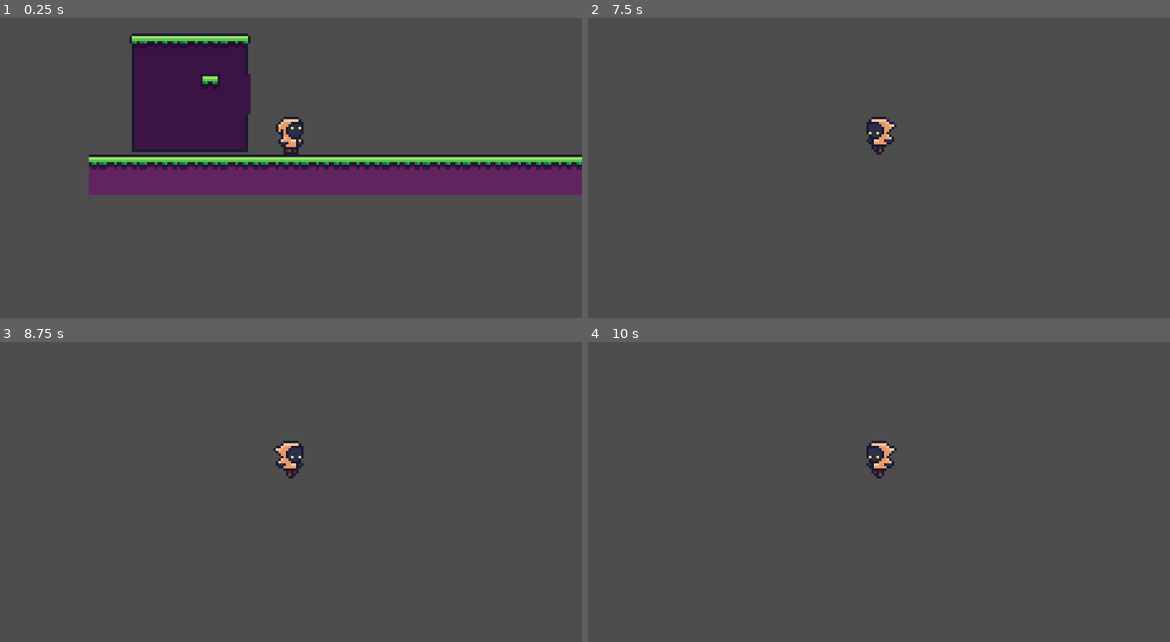
Above: before the commit, frames 1-4 (two rows, left to right).
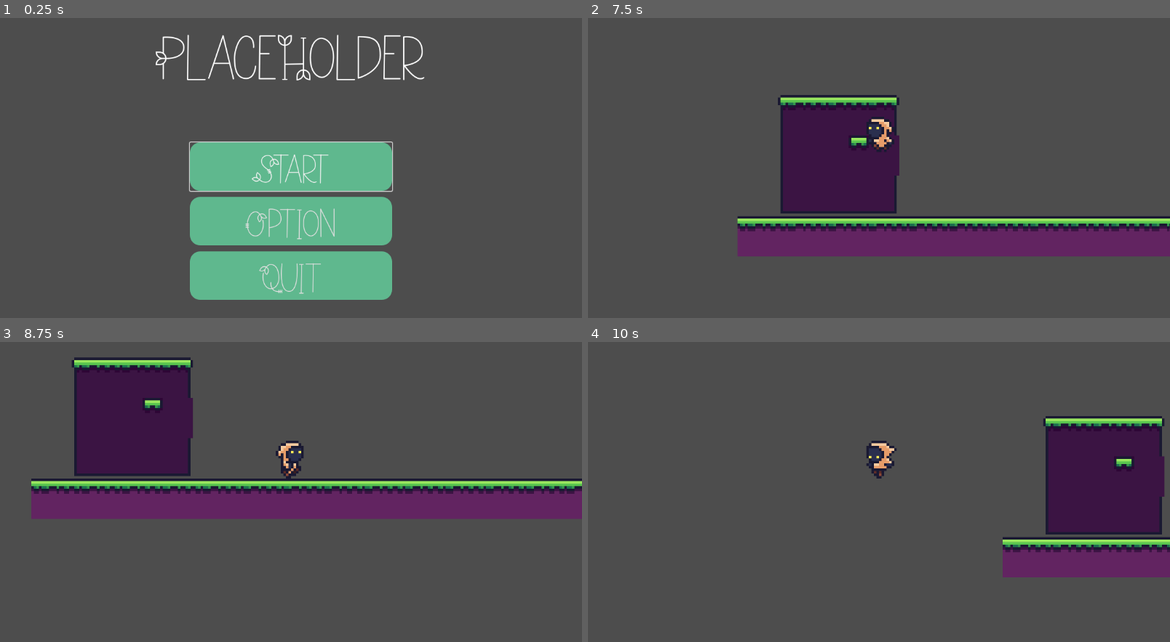
Above: after the commit, the same moments.

Repository: Kkiriya/Dingo25
Game: Godot game, scene res://scenes/menus/main_menu.tscn
Two runs of this game, one before a commit and one after it. Both use one fixed random seed, a clock stepped at 60 frames per second and the inputs below. Before the commit the project starts from res://scenes/level/test.tscn.
Inputs (mouse positions are in pixels of both pictures, inside the frame that each line leads up to):
- Up to frame 1 (0.25 s): no input
- Up to frame 2 (7.5 s): click (879, 222) at 0.5 s, where only the run after the commit has a clickable "Option"; click (879, 210) at 1.25 s, where only the run after the commit has a clickable "Back"; click (879, 168) at 2 s, where only the run after the commit has a clickable "Start"; hold D (right) 2.78-4.28 s; tap W (up) at 2.85, 3.02, 3.32, 3.6, 3.77, 4.07, 4.35, 5.1, 5.27, 5.57, 5.85, 6.02, 6.32, 7.35 s; hold A (left) 4.28-5.03 s; hold D (right) 5.03-6.5 s; tap Escape (menu, bound only after the commit) at 6.4 s; click (879, 168) at 6.5 s, where only the run after the commit has a clickable "Start"; hold A (left) from 7.28 s (still down)
- Up to frame 3 (8.75 s): tap W (up) at 7.52, 7.82, 8.1 s; release A (left) at 8.03 s; hold D (right) from 8.03 s (still down)
- Up to frame 4 (10 s): release D (right) at 8.78 s; hold A (left) from 8.78 s (still down); tap W (up) at 8.85, 9.02, 9.32, 9.6, 9.77 s

The runs differ from the first frame. In frame 1, 33% of the frame differs, in the area x 15-100%, y 5-94%; in frame 2, 18%; in frame 3, 21%; in frame 4, 12%.

Commit message:
menu and some option settings

Diff:
--- /dev/null
+++ b/dingo25/assets/main_menu_style.tres
@@ -0,0 +1,8 @@
+[gd_resource type="StyleBoxFlat" format=3 uid="uid://clelr3ex3vfrm"]
+
+[resource]
+bg_color = Color(0.373032, 0.721762, 0.556112, 1)
+corner_radius_top_left = 20
+corner_radius_top_right = 20
+corner_radius_bottom_right = 20
+corner_radius_bottom_left = 20
--- a/dingo25/project.godot
+++ b/dingo25/project.godot
@@ -11,7 +11,7 @@
 [application]
 
 config/name="Dingo25"
-run/main_scene="res://scenes/level/test.tscn"
+run/main_scene="res://scenes/menus/main_menu.tscn"
 config/features=PackedStringArray("4.3", "Forward Plus")
 config/icon="res://icon.svg"
 
@@ -22,29 +22,74 @@
 
 [input]
 
+ui_accept={
+"deadzone": 0.5,
+"events": [Object(InputEventKey,"resource_local_to_scene":false,"resource_name":"","device":0,"window_id":0,"alt_pressed":false,"shift_pressed":false,"ctrl_pressed":false,"meta_pressed":false,"pressed":false,"keycode":4194309,"physical_keycode":0,"key_label":0,"unicode":0,"location":0,"echo":false,"script":null)
+, Object(InputEventKey,"resource_local_to_scene":false,"resource_name":"","device":0,"window_id":0,"alt_pressed":false,"shift_pressed":false,"ctrl_pressed":false,"meta_pressed":false,"pressed":false,"keycode":4194310,"physical_keycode":0,"key_label":0,"unicode":0,"location":0,"echo":false,"script":null)
+, Object(InputEventKey,"resource_local_to_scene":false,"resource_name":"","device":0,"window_id":0,"alt_pressed":false,"shift_pressed":false,"ctrl_pressed":false,"meta_pressed":false,"pressed":false,"keycode":32,"physical_keycode":0,"key_label":0,"unicode":32,"location":0,"echo":false,"script":null)
+, Object(InputEventJoypadButton,"resource_local_to_scene":false,"resource_name":"","device":-1,"button_index":0,"pressure":0.0,"pressed":true,"script":null)
+]
+}
+ui_select={
+"deadzone": 0.5,
+"events": [Object(InputEventKey,"resource_local_to_scene":false,"resource_name":"","device":0,"window_id":0,"alt_pressed":false,"shift_pressed":false,"ctrl_pressed":false,"meta_pressed":false,"pressed":false,"keycode":32,"physical_keycode":0,"key_label":0,"unicode":32,"location":0,"echo":false,"script":null)
+, Object(InputEventJoypadButton,"resource_local_to_scene":false,"resource_name":"","device":-1,"button_index":6,"pressure":0.0,"pressed":true,"script":null)
+]
+}
+ui_up={
+"deadzone": 0.5,
+"events": [Object(InputEventKey,"resource_local_to_scene":false,"resource_name":"","device":0,"window_id":0,"alt_pressed":false,"shift_pressed":false,"ctrl_pressed":false,"meta_pressed":false,"pressed":false,"keycode":4194320,"physical_keycode":0,"key_label":0,"unicode":0,"location":0,"echo":false,"script":null)
+, Object(InputEventJoypadButton,"resource_local_to_scene":false,"resource_name":"","device":0,"button_index":11,"pressure":0.0,"pressed":false,"script":null)
+, Object(InputEventJoypadMotion,"resource_local_to_scene":false,"resource_name":"","device":0,"axis":1,"axis_value":-1.0,"script":null)
+, Object(InputEventKey,"resource_local_to_scene":false,"resource_name":"","device":-1,"window_id":0,"alt_pressed":false,"shift_pressed":false,"ctrl_pressed":false,"meta_pressed":false,"pressed":false,"keycode":0,"physical_keycode":87,"key_label":0,"unicode":119,"location":0,"echo":false,"script":null)
+]
+}
+ui_down={
+"deadzone": 0.5,
+"events": [Object(InputEventKey,"resource_local_to_scene":false,"resource_name":"","device":0,"window_id":0,"alt_pressed":false,"shift_pressed":false,"ctrl_pressed":false,"meta_pressed":false,"pressed":false,"keycode":4194322,"physical_keycode":0,"key_label":0,"unicode":0,"location":0,"echo":false,"script":null)
+, Object(InputEventJoypadButton,"resource_local_to_scene":false,"resource_name":"","device":0,"button_index":12,"pressure":0.0,"pressed":false,"script":null)
+, Object(InputEventJoypadMotion,"resource_local_to_scene":false,"resource_name":"","device":0,"axis":1,"axis_value":1.0,"script":null)
+, Object(InputEventKey,"resource_local_to_scene":false,"resource_name":"","device":-1,"window_id":0,"alt_pressed":false,"shift_pressed":false,"ctrl_pressed":false,"meta_pressed":false,"pressed":false,"keycode":0,"physical_keycode":83,"key_label":0,"unicode":115,"location":0,"echo":false,"script":null)
+]
+}
 up={
 "deadzone": 0.5,
 "events": [Object(InputEventKey,"resource_local_to_scene":false,"resource_name":"","device":0,"window_id":0,"alt_presse …(189 unchanged characters)…
 , Object(InputEventKey,"resource_local_to_scene":false,"resource_name":"","device":-1,"window_id":0,"alt_pressed":false …(182 unchanged characters)…
 , Object(InputEventKey,"resource_local_to_scene":false,"resource_name":"","device":-1,"window_id":0,"alt_pressed":false …(186 unchanged characters)…
+, Object(InputEventJoypadButton,"resource_local_to_scene":false,"resource_name":"","device":-1,"button_index":11,"pressure":0.0,"pressed":true,"script":null)
+, Object(InputEventJoypadButton,"resource_local_to_scene":false,"resource_name":"","device":-1,"button_index":0,"pressure":0.0,"pressed":true,"script":null)
+, Object(InputEventJoypadMotion,"resource_local_to_scene":false,"resource_name":"","device":-1,"axis":1,"axis_value":-1.0,"script":null)
 ]
 }
 down={
 "deadzone": 0.5,
 "events": [Object(InputEventKey,"resource_local_to_scene":false,"resource_name":"","device":-1,"window_id":0,"alt_press …(192 unchanged characters)…
 , Object(InputEventKey,"resource_local_to_scene":false,"resource_name":"","device":-1,"window_id":0,"alt_pressed":false …(186 unchanged characters)…
+, Object(InputEventJoypadButton,"resource_local_to_scene":false,"resource_name":"","device":-1,"button_index":12,"pressure":0.0,"pressed":true,"script":null)
+, Object(InputEventJoypadMotion,"resource_local_to_scene":false,"resource_name":"","device":-1,"axis":1,"axis_value":1.0,"script":null)
 ]
 }
 left={
 "deadzone": 0.5,
 "events": [Object(InputEventKey,"resource_local_to_scene":false,"resource_name":"","device":-1,"window_id":0,"alt_press …(191 unchanged characters)…
 , Object(InputEventKey,"resource_local_to_scene":false,"resource_name":"","device":-1,"window_id":0,"alt_pressed":false …(186 unchanged characters)…
+, Object(InputEventJoypadButton,"resource_local_to_scene":false,"resource_name":"","device":-1,"button_index":13,"pressure":0.0,"pressed":true,"script":null)
+, Object(InputEventJoypadMotion,"resource_local_to_scene":false,"resource_name":"","device":-1,"axis":0,"axis_value":-1.0,"script":null)
 ]
 }
 right={
 "deadzone": 0.5,
 "events": [Object(InputEventKey,"resource_local_to_scene":false,"resource_name":"","device":-1,"window_id":0,"alt_press …(192 unchanged characters)…
 , Object(InputEventKey,"resource_local_to_scene":false,"resource_name":"","device":-1,"window_id":0,"alt_pressed":false …(186 unchanged characters)…
+, Object(InputEventJoypadButton,"resource_local_to_scene":false,"resource_name":"","device":-1,"button_index":14,"pressure":0.0,"pressed":true,"script":null)
+, Object(InputEventJoypadMotion,"resource_local_to_scene":false,"resource_name":"","device":-1,"axis":0,"axis_value":1.0,"script":null)
+]
+}
+menu={
+"deadzone": 0.5,
+"events": [Object(InputEventKey,"resource_local_to_scene":false,"resource_name":"","device":-1,"window_id":0,"alt_pressed":false,"shift_pressed":false,"ctrl_pressed":false,"meta_pressed":false,"pressed":false,"keycode":0,"physical_keycode":4194305,"key_label":0,"unicode":0,"location":0,"echo":false,"script":null)
+, Object(InputEventJoypadButton,"resource_local_to_scene":false,"resource_name":"","device":-1,"button_index":6,"pressure":0.0,"pressed":true,"script":null)
 ]
 }
 
--- /dev/null
+++ b/dingo25/scenes/menus/main_menu.tscn
@@ -0,0 +1,73 @@
+[gd_scene load_steps=6 format=3 uid="uid://b3cd8dnlpj256"]
+
+[ext_resource type="Script" path="res://scripts/main_menu.gd" id="1_5jpmp"]
+[ext_resource type="FontFile" uid="uid://cpl5o0gy0q54g" path="res://assets/nature-green-font/NatureGreen-gxm66.otf" id="1_mdafw"]
+[ext_resource type="StyleBox" uid="uid://clelr3ex3vfrm" path="res://assets/main_menu_style.tres" id="2_8hh0g"]
+[ext_resource type="Script" path="res://scripts/start.gd" id="3_gwq54"]
+
+[sub_resource type="Theme" id="Theme_3l2hq"]
+default_font = ExtResource("1_mdafw")
+default_font_size = 70
+
+[node name="MainMenu" type="Control"]
+layout_mode = 3
+anchors_preset = 15
+anchor_right = 1.0
+anchor_bottom = 1.0
+grow_horizontal = 2
+grow_vertical = 2
+script = ExtResource("1_5jpmp")
+
+[node name="VBoxContainer" type="VBoxContainer" parent="."]
+layout_mode = 1
+anchors_preset = 7
+anchor_left = 0.5
+anchor_top = 1.0
+anchor_right = 0.5
+anchor_bottom = 1.0
+offset_left = -200.0
+offset_top = -348.0
+offset_right = 200.0
+offset_bottom = -36.0
+grow_horizontal = 2
+grow_vertical = 0
+theme_override_constants/separation = 12
+
+[node name="Start" type="Button" parent="VBoxContainer"]
+layout_mode = 2
+theme_override_fonts/font = ExtResource("1_mdafw")
+theme_override_font_sizes/font_size = 45
+theme_override_styles/normal = ExtResource("2_8hh0g")
+text = "Start"
+script = ExtResource("3_gwq54")
+
+[node name="Option" type="Button" parent="VBoxContainer"]
+layout_mode = 2
+theme_override_fonts/font = ExtResource("1_mdafw")
+theme_override_font_sizes/font_size = 45
+theme_override_styles/normal = ExtResource("2_8hh0g")
+text = "Option"
+
+[node name="Quit" type="Button" parent="VBoxContainer"]
+layout_mode = 2
+theme_override_fonts/font = ExtResource("1_mdafw")
+theme_override_font_sizes/font_size = 45
+theme_override_styles/normal = ExtResource("2_8hh0g")
+text = "Quit"
+
+[node name="GameName" type="Label" parent="."]
+layout_mode = 1
+anchors_preset = 5
+anchor_left = 0.5
+anchor_right = 0.5
+offset_left = -268.0
+offset_top = 50.0
+offset_right = 268.0
+offset_bottom = 200.0
+grow_horizontal = 2
+theme = SubResource("Theme_3l2hq")
+text = "PlaceHolder"
+
+[connection signal="pressed" from="VBoxContainer/Start" to="." method="_on_start_pressed"]
+[connection signal="pressed" from="VBoxContainer/Option" to="." method="_on_option_pressed"]
+[connection signal="pressed" from="VBoxContainer/Quit" to="." method="_on_quit_pressed"]
--- /dev/null
+++ b/dingo25/scenes/menus/option.tscn
@@ -0,0 +1,69 @@
+[gd_scene load_steps=5 format=3 uid="uid://ctjop7fxvlxuo"]
+
+[ext_resource type="Script" path="res://scripts/option.gd" id="1_5mbwt"]
+[ext_resource type="FontFile" uid="uid://cpl5o0gy0q54g" path="res://assets/nature-green-font/NatureGreen-gxm66.otf" id="2_iqnwu"]
+[ext_resource type="StyleBox" uid="uid://clelr3ex3vfrm" path="res://assets/main_menu_style.tres" id="3_u3mh1"]
+
+[sub_resource type="Theme" id="Theme_c8g5b"]
+default_font = ExtResource("2_iqnwu")
+default_font_size = 70
+
+[node name="Option" type="Control"]
+layout_mode = 3
+anchors_preset = 15
+anchor_right = 1.0
+anchor_bottom = 1.0
+grow_horizontal = 2
+grow_vertical = 2
+script = ExtResource("1_5mbwt")
+
+[node name="VBoxContainer" type="VBoxContainer" parent="."]
+layout_mode = 1
+anchors_preset = 7
+anchor_left = 0.5
+anchor_top = 1.0
+anchor_right = 0.5
+anchor_bottom = 1.0
+offset_left = -200.0
+offset_top = -348.0
+offset_right = 200.0
+offset_bottom = -36.0
+grow_horizontal = 2
+grow_vertical = 0
+theme_override_constants/separation = 12
+
+[node name="Speed" type="LineEdit" parent="VBoxContainer"]
+layout_mode = 2
+text = "Speed:"
+placeholder_text = "8"
+
+[node name="Jump" type="LineEdit" parent="VBoxContainer"]
+layout_mode = 2
+text = "Jump:"
+placeholder_text = "5"
+
+[node name="Back" type="Button" parent="VBoxContainer"]
+layout_mode = 2
+theme_override_fonts/font = ExtResource("2_iqnwu")
+theme_override_font_sizes/font_size = 45
+theme_override_styles/normal = ExtResource("3_u3mh1")
+text = "Back
+"
+
+[node name="Option" type="Label" parent="."]
+layout_mode = 1
+anchors_preset = 5
+anchor_left = 0.5
+anchor_right = 0.5
+offset_left = -268.0
+offset_top = 50.0
+offset_right = 268.0
+offset_bottom = 200.0
+grow_horizontal = 2
+theme = SubResource("Theme_c8g5b")
+text = "Options"
+horizontal_alignment = 1
+
+[connection signal="text_submitted" from="VBoxContainer/Speed" to="." method="_on_speed_text_submitted"]
+[connection signal="text_submitted" from="VBoxContainer/Jump" to="." method="_on_jump_text_submitted"]
+[connection signal="pressed" from="VBoxContainer/Back" to="." method="_on_back_pressed"]
--- /dev/null
+++ b/dingo25/scripts/main_menu.gd
@@ -0,0 +1,12 @@
+extends Control
+
+func _on_start_pressed() -> void:
+	get_tree().change_scene_to_file("res://scenes/level/test.tscn")
+
+
+func _on_option_pressed() -> void:
+	get_tree().change_scene_to_file("res://scenes/menus/option.tscn")
+
+
+func _on_quit_pressed() -> void:
+	get_tree().quit()
--- /dev/null
+++ b/dingo25/scripts/option.gd
@@ -0,0 +1,17 @@
+extends Control
+
+@export var player_controller : PlayerController
+func _on_back_pressed() -> void:
+	get_tree().change_scene_to_file("res://scenes/menus/main_menu.tscn")
+
+
+func _on_jump_text_submitted(new_text: String) -> void:
+	var new_jump = float(new_text)
+	if new_jump > 0:
+		player_controller.jump_velocity = new_jump
+
+
+func _on_speed_text_submitted(new_text: String) -> void:
+	var new_speed = float(new_text)
+	if new_speed > 0:
+		player_controller.speed = new_speed
--- a/dingo25/scripts/player_controller.gd
+++ b/dingo25/scripts/player_controller.gd
@@ -14,6 +14,10 @@
 
 
 func _physics_process(delta: float) -> void:
+	#go back to menu
+	if Input.is_action_just_pressed("menu"):
+		get_tree().change_scene_to_file("res://scenes/menus/main_menu.tscn")
+
 	# Add the gravity.
 	if not is_on_floor():
 		velocity += get_gravity() * delta
--- /dev/null
+++ b/dingo25/scripts/start.gd
@@ -0,0 +1,4 @@
+extends Button
+
+func _ready() -> void:
+	grab_focus()
Binary file added: dingo25/assets/nature-green-font/NatureGreen-gxm66.otf
Not shown, added: dingo25/assets/nature-green-font/NatureGreen-gxm66.otf.import
Not shown, added: dingo25/assets/nature-green-font/info.txt
Not shown, changed: .DS_Store
Not shown, changed: dingo25/.DS_Store
Not shown, changed: dingo25/assets/.DS_Store
Not shown, removed: dingo25/assets/Ultimate-Platformer-Controller-2D-7d373d80eddabdd85576d4b4deac9ecb473dc63e/LICENSE
Not shown, removed: dingo25/assets/Ultimate-Platformer-Controller-2D-7d373d80eddabdd85576d4b4deac9ecb473dc63e/README.md
